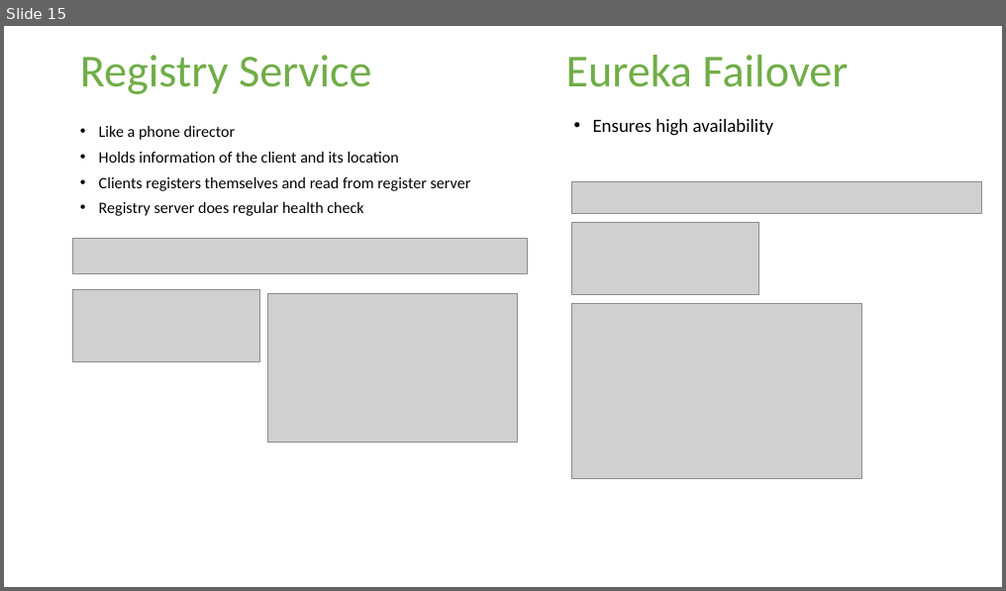
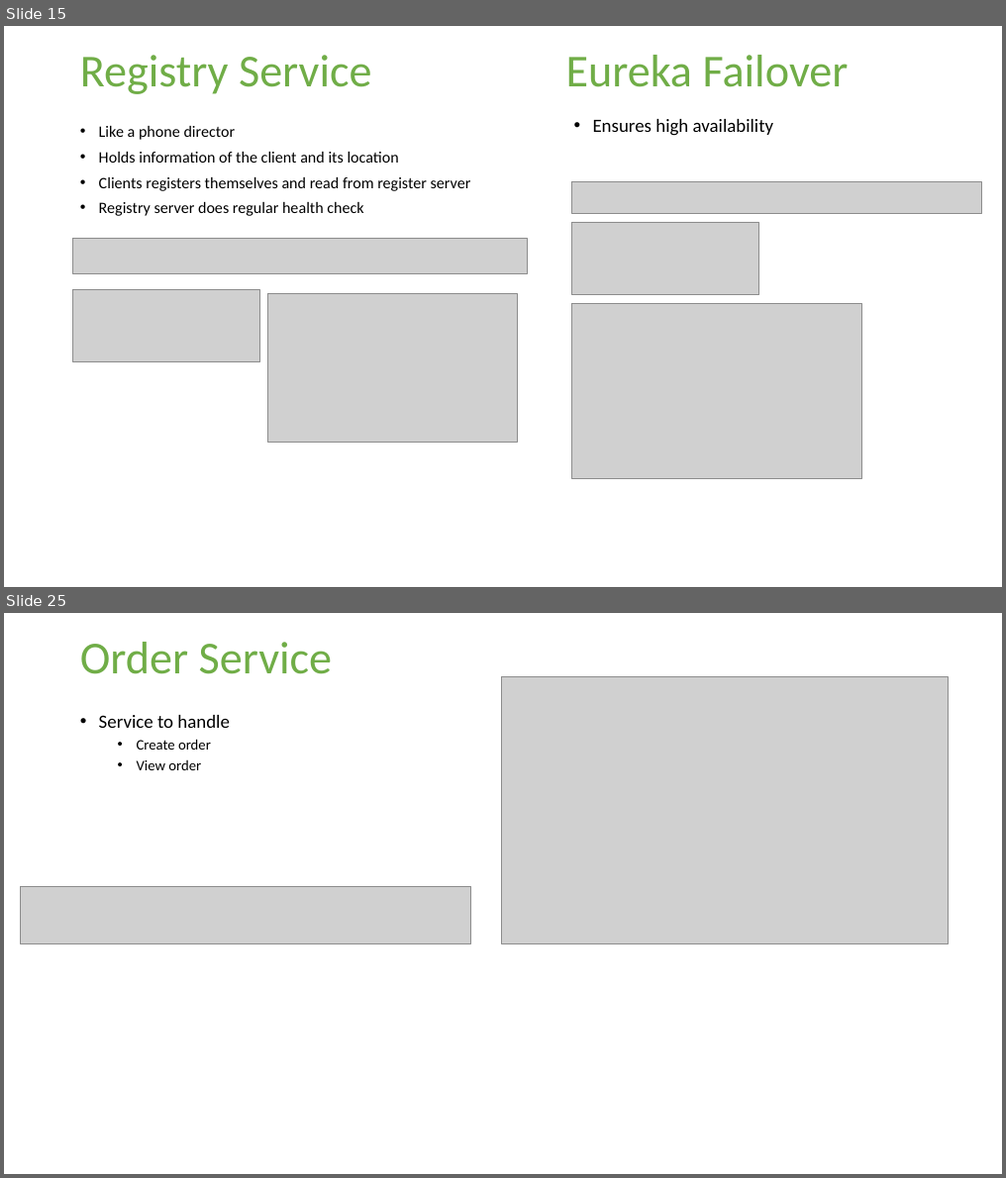
Before and after one commit to Technomax/Swa.WebStore, a slide deck: Documents/WebStore Presentation.pptx. Shown one above the other, each under a label of ours: slide 15 before the commit, slides 15 and 25 after it; the slides between them are not shown. The pictures are 1006x591 and 1006x1178 pixels, drawn with LibreOffice and Linux fonts; fonts in the diff are those of the drawing; grey boxes stand for pictures; background and template pictures are left out. Boxes give left, top, right and bottom in pixels: in the first picture for what was removed or moved away, otherwise in the second. Text is boxed around its words. In the diff, an @@ line names an element or a change of style, - is before the commit and + after.

```diff
--- a/Documents/WebStore Presentation.pptx
+++ b/Documents/WebStore Presentation.pptx
@@ slide 25 added at box(4, 613, 1002, 1174), background picture (left out) @@
@@ title added at box(80, 642, 333, 674), 44 pt, text #70AD47 @@
+Order Service
@@ picture added at box(502, 677, 948, 944) @@
@@ text added at box(99, 715, 230, 770), 14 pt, text #000000 @@
+• Service to handle
+  • Create order
+  • View order
@@ picture added at box(20, 886, 471, 944) @@
```
Also in this commit, not shown: 1 slide changed, 10 other slides added, 11 other files.
